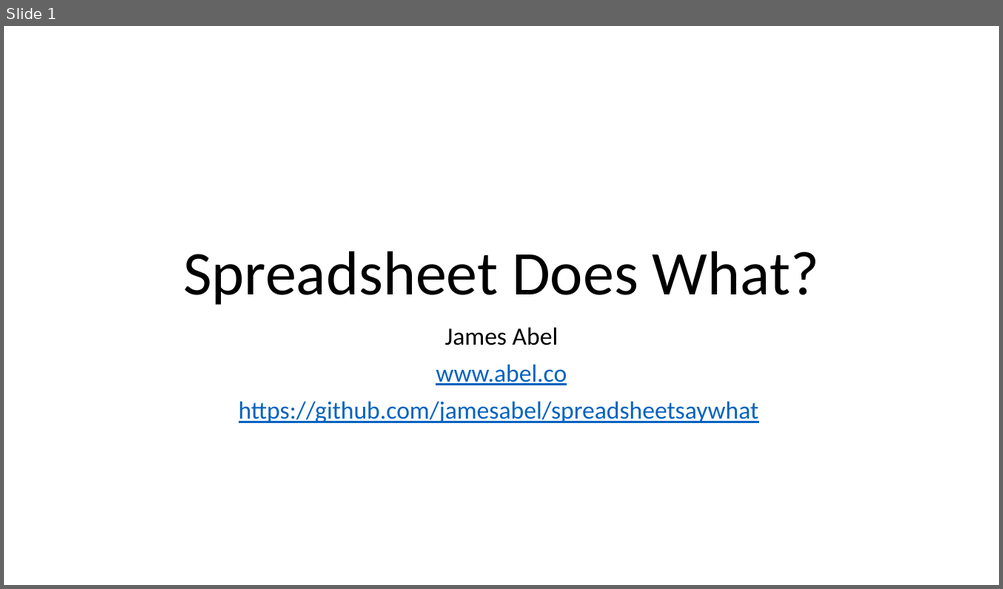
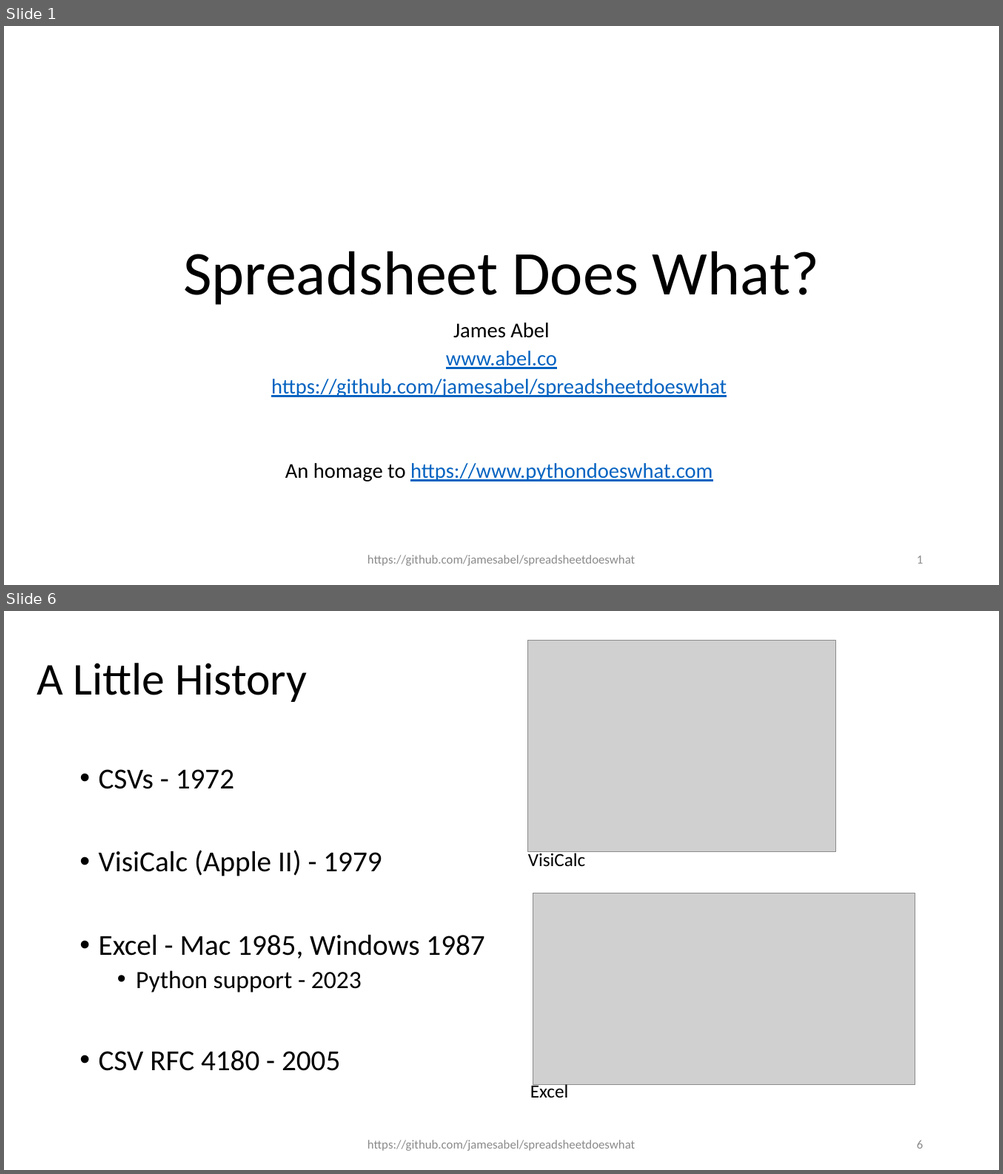
Before and after one commit to jamesabel/spreadsheetdoeswhat, a slide deck: SF Python SpreadsheetDoesWhat.pptx. Shown one above the other, each under a label of ours: slide 1 before the commit, slides 1 and 6 after it; the slides between them are not shown. The pictures are 1003x589 and 1003x1174 pixels, drawn with LibreOffice and Linux fonts; fonts in the diff are those of the drawing; grey boxes stand for pictures. Boxes give left, top, right and bottom in pixels: in the first picture for what was removed or moved away, otherwise in the second. Text is boxed around its words. In the diff, an @@ line names an element or a change of style, - is before the commit and + after.

```diff
--- a/SF Python SpreadsheetDoesWhat.pptx
+++ b/SF Python SpreadsheetDoesWhat.pptx
@@ slide 6 added at [4,611,999,1170], background #FFFFFF @@
@@ picture added at [528,640,836,851] @@
@@ title added at [37,663,307,702], 44 pt, text #000000 @@
+A Little History
@@ text added at [99,769,484,1071], 28 pt, text #000000 @@
+• CSVs - 1972
+• VisiCalc (Apple II) - 1979
+• Excel - Mac 1985, Windows 1987
+  • Python support - 2023
+• CSV RFC 4180 - 2005
@@ text added at [528,851,586,867], 18 pt, text #000000 @@
+VisiCalc
@@ picture added at [533,893,915,1085] @@
@@ text added at [530,1083,569,1098], 18 pt, text #000000 @@
+Excel
@@ text added at [367,1140,634,1151], 12 pt, text #8C8C8C @@
+https://github.com/jamesabel/spreadsheetdoeswhat
@@ page number added at [916,1141,922,1149], 12 pt, text #8C8C8C @@
+6
@@ slide 1 changed as well @@
@@ subtitle at [446,323,557,369]: size 24 to 20.4 pt in "James Abel", "www.abel.co"; line spacing 0.9 to 0.7 @@
@@ subtitle at [271,379,726,482]: text changed; size 24 to 20.4 pt @@
-https://github.com/jamesabel/spreadsheetsaywhat
+https://github.com/jamesabel/spreadsheetdoeswhat
+An homage to https://www.pythondoeswhat.com
@@ text added at [367,555,634,566], 12 pt, text #8C8C8C @@
+https://github.com/jamesabel/spreadsheetdoeswhat
@@ page number added at [916,556,922,564], 12 pt, text #8C8C8C @@
+1
```
Also in this commit, not shown: 10 other slides added, 5 other files.
